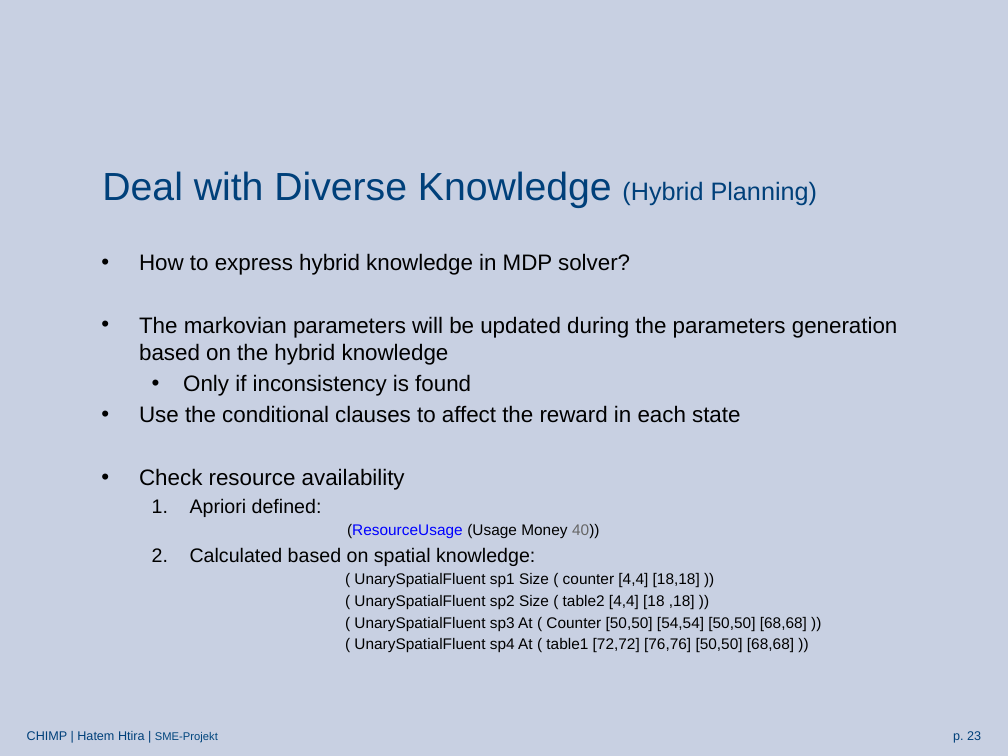
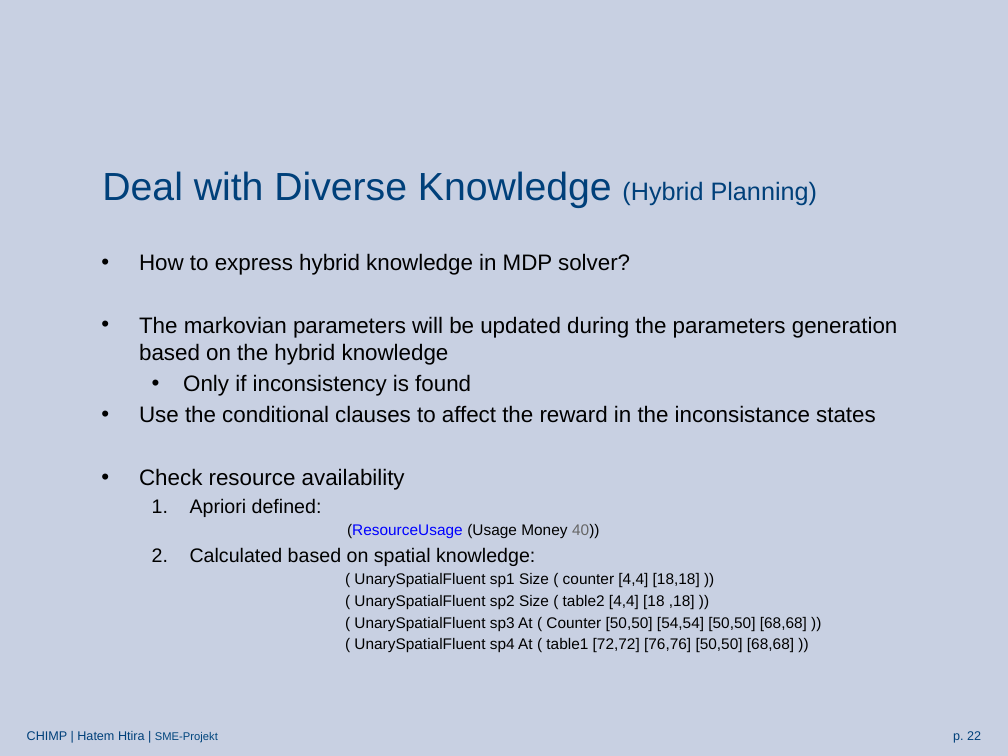
Before and after one commit to htiraHatem/CHIMP_MDP, a slide deck: slide 22 of HTN2MDP presentation.pptx (slide 23 before the commit). Drawn at 1008x756 pixels with LibreOffice and Linux fonts; fonts in the diff are those of the drawing; background and template pictures are left out. Boxes give left, top, right and bottom in pixels: in the first picture for what was removed or moved away, otherwise in the second. Text is boxed around its words. In the diff, an @@ line names an element or a change of style, - is before the commit and + after.

```diff
--- a/HTN2MDP presentation.pptx
+++ b/HTN2MDP presentation.pptx
@@ text at bbox=[139, 405, 876, 423]: text changed @@
-• Use the conditional clauses to affect the reward in each state
+• Use the conditional clauses to affect the reward in the inconsistance states
@@ page number at bbox=[953, 731, 981, 743]: text changed @@
-p. 23
+p. 22
```
Also in this commit, not shown: 14 other slides changed, 1 slide removed.
